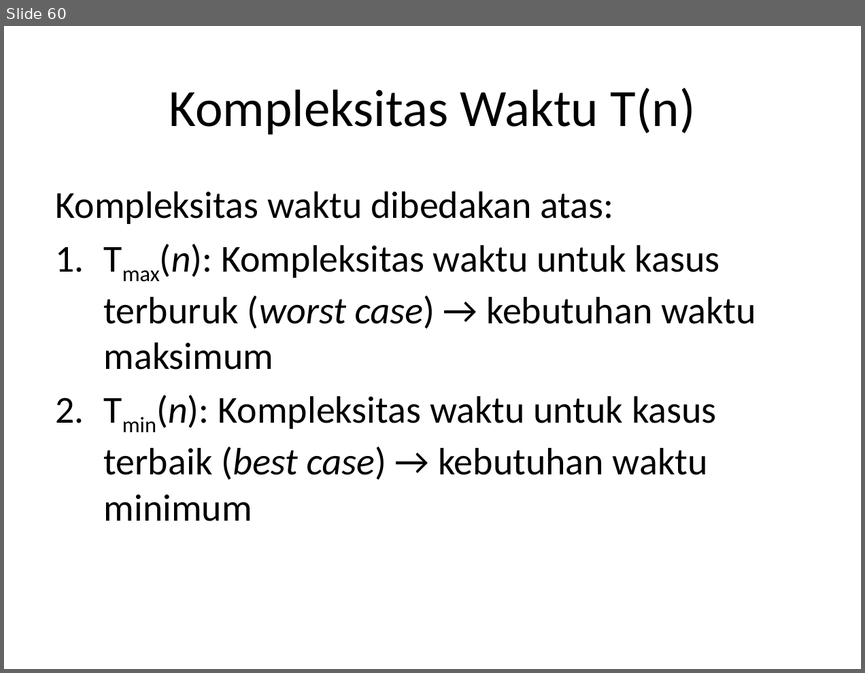
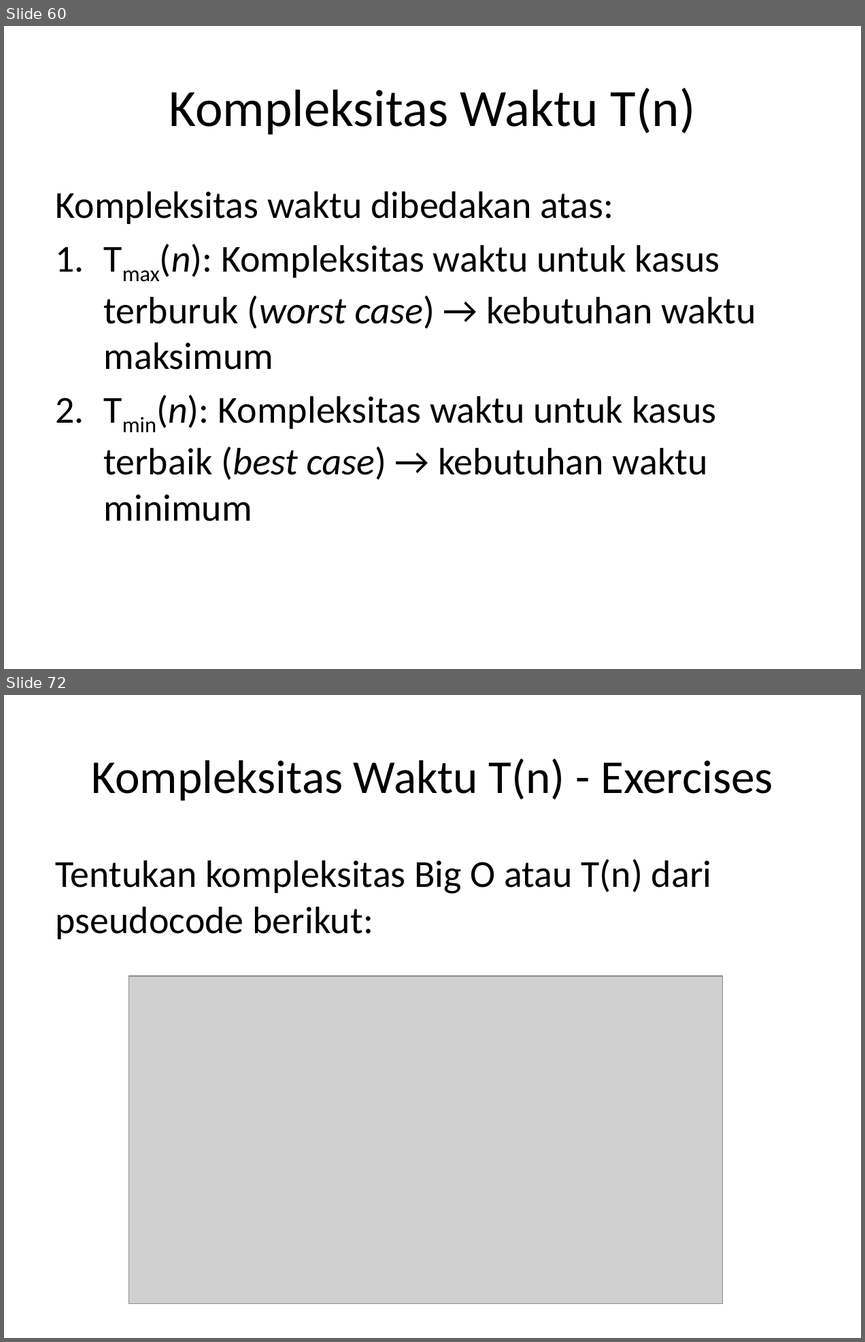
Before and after one commit to auliyanurul/kuliah, a slide deck: Algoritma dan Struktur Data.pptx. Shown one above the other, each under a label of ours: slide 60 before the commit, slides 60 and 72 after it; the slides between them are not shown. The pictures are 865x673 and 865x1342 pixels, drawn with LibreOffice and Linux fonts; fonts in the diff are those of the drawing; grey boxes stand for pictures. Boxes give left, top, right and bottom in pixels: in the first picture for what was removed or moved away, otherwise in the second. Text is boxed around its words. In the diff, an @@ line names an element or a change of style, - is before the commit and + after.

```diff
--- a/Algoritma dan Struktur Data.pptx
+++ b/Algoritma dan Struktur Data.pptx
@@ slide 72 added at [4, 695, 861, 1338], background #FFFFFF @@
@@ title added at [92, 758, 772, 801], 39.6 pt, text #000000 @@
+Kompleksitas Waktu T(n) - Exercises
@@ text added at [56, 859, 712, 939], 32 pt, text #000000 @@
+Tentukan kompleksitas Big O atau T(n) dari pseudocode berikut:
@@ picture added at [129, 976, 723, 1304] @@
```
Also in this commit, not shown: 1 slide changed, 11 other slides added.
